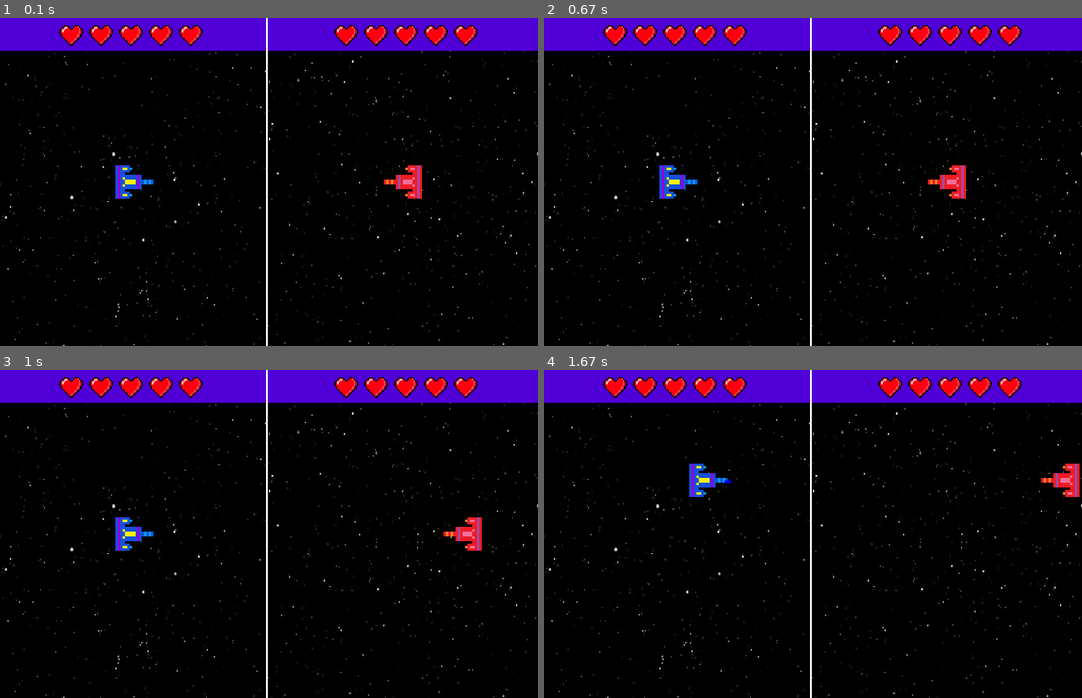
Above: before the commit, frames 1-4 (two rows, left to right).
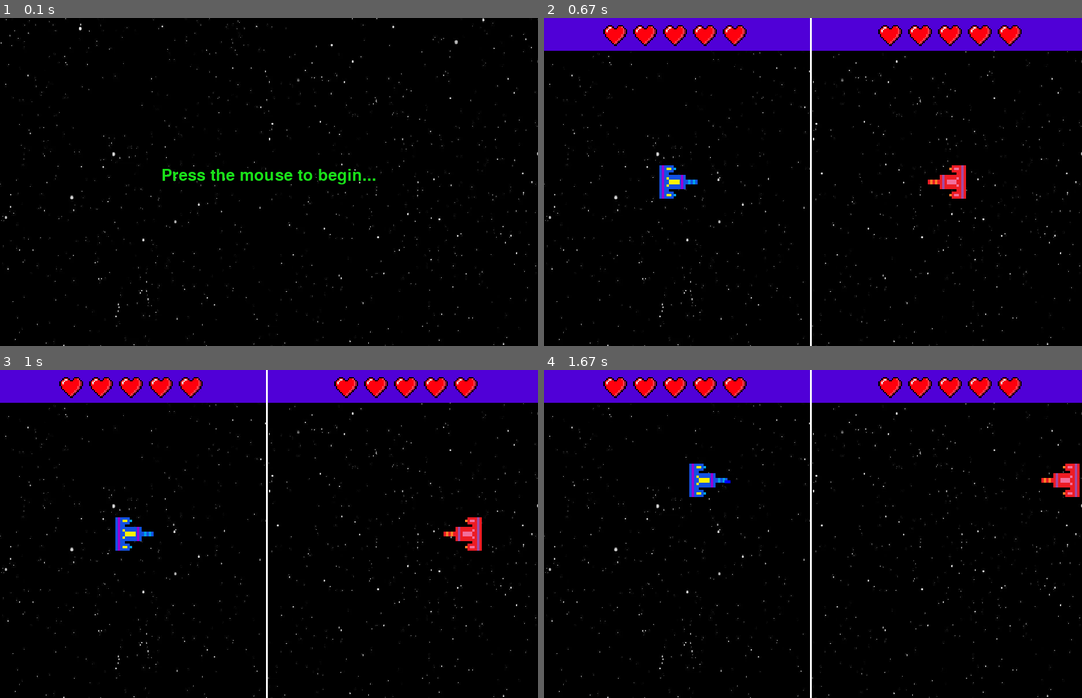
Above: after the commit, the same moments.

Repository: ameerM09/Multiplayer-Space-Combat
Game: pygame game, started from main.py
Two runs of this game, one before a commit and one after it. Both use one fixed random seed, a clock stepped at 60 frames per second and the inputs below.
Inputs (mouse positions are in pixels of both pictures, inside the frame that each line leads up to):
- Up to frame 1 (0.1 s): no input
- Up to frame 2 (0.67 s): click (813, 182) at 0.38 s
- Up to frame 3 (1 s): hold Right from 0.67 s (still down)
- Up to frame 4 (1.67 s): release Right at 1.13 s; hold Up 1.17-1.47 s; hold W 1.17-1.47 s; hold Right from 1.5 s (still down); hold D from 1.5 s (still down); tap Alt at 1.65 s

The runs differ from the first frame. In frame 1, 11% of the frame differs, in the area x 0-100%, y 0-100%; in frame 2, nothing differs; in frame 3, nothing differs; in frame 4, nothing differs.

Commit message:
Update main.py

Diff:
--- a/main.py
+++ b/main.py
@@ -246,7 +246,28 @@
 
         projectile_functionality(player_blue, player_red, blue_projectile, red_projectile)
 
-game_loop()
+def main_menu(win):
+    run = True
+
+    while run:
+        win.blit(SPACE_BACKGROUND, (0, 0))
+
+        RENDER_MAIN_MENU = MENU_FONT.render('Press the mouse to begin...', 1, NEON_GREEN)
+
+        win.blit(RENDER_MAIN_MENU, (WIN_WIDTH // 2 - RENDER_MAIN_MENU.get_width() // 2, WIN_HEIGHT // 2 - RENDER_MAIN_MENU.get_height() // 2 - 10))
+
+        for event in pygame.event.get():
+            if event.type == pygame.QUIT:
+                run  = False
+
+                pygame.quit()
+
+            if event.type == pygame.MOUSEBUTTONDOWN:
+                game_loop()
+
+        pygame.display.update()
+
+main_menu(WIN)
 
 if __name__ == '__main__':
-    game_loop()
+    main_menu(WIN)
